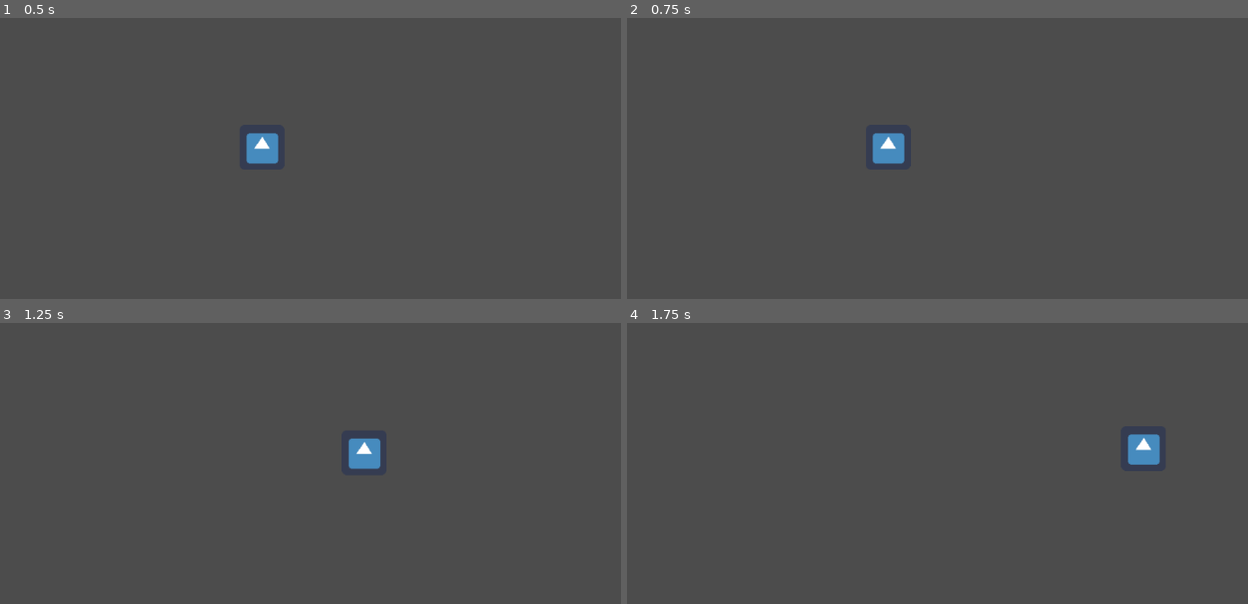
Above: before the commit, frames 1-4 (two rows, left to right).
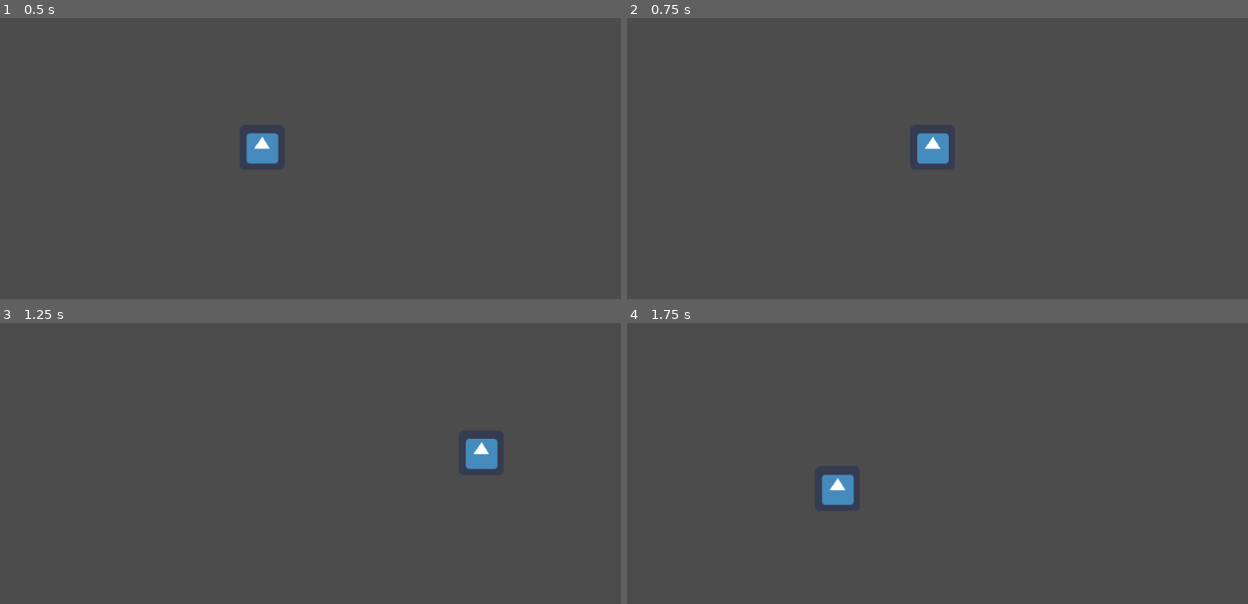
Above: after the commit, the same moments.

Repository: kidoncio/Godot_Tween_Tests
Game: Godot game, scene res://Scenes/Main.tscn
Two runs of this game, one before a commit and one after it. Both use one fixed random seed, a clock stepped at 60 frames per second and the inputs below. The engine's default icon, where the game draws it, is replaced by a stand-in: a white triangle on a blue panel in a dark square.
Inputs (mouse positions are in pixels of both pictures, inside the frame that each line leads up to):
- Up to frame 1 (0.5 s): no input
- Up to frame 2 (0.75 s): tap Enter at 0.5 s; move the mouse to (1092, 147) at 0.52 s; click (1092, 147) at 0.67 s
- Up to frame 3 (1.25 s): no input
- Up to frame 4 (1.75 s): move the mouse to (794, 494) at 1.27 s; click (794, 494) at 1.42 s

Frame 1 is identical in both runs. In frame 2, 1.1% of the frame differs, in the area x 39-52%, y 40-53%; in frame 3, 1.1%; in frame 4, 1.1%.

Commit message:
Fix para EASE_TYPE

Diff:
--- a/Scenes/Scripts/Object.gd
+++ b/Scenes/Scripts/Object.gd
@@ -4,7 +4,7 @@
 onready var TweenNode: Tween = get_node("Tween")
 
 export (int, 0, 10, 1) var TRANSITION_TYPE: int = 10
-export (int, 0, 3, 1) var EASY_TYPE: int = 1
+export (int, 0, 3, 1) var EASE_TYPE: int = 1
 
 const NODE_PROPERTY: String = "position"
 
@@ -19,6 +19,6 @@
 	var mouse_pos = get_global_mouse_position()
 	var current_pos = self.global_position
 
-	TweenNode.interpolate_property(self, NODE_PROPERTY, current_pos, mouse_pos, 1.0, TRANSITION_TYPE, EASY_TYPE)
+	TweenNode.interpolate_property(self, NODE_PROPERTY, current_pos, mouse_pos, 1.0, TRANSITION_TYPE, EASE_TYPE)
 	TweenNode.start()
 	pass
